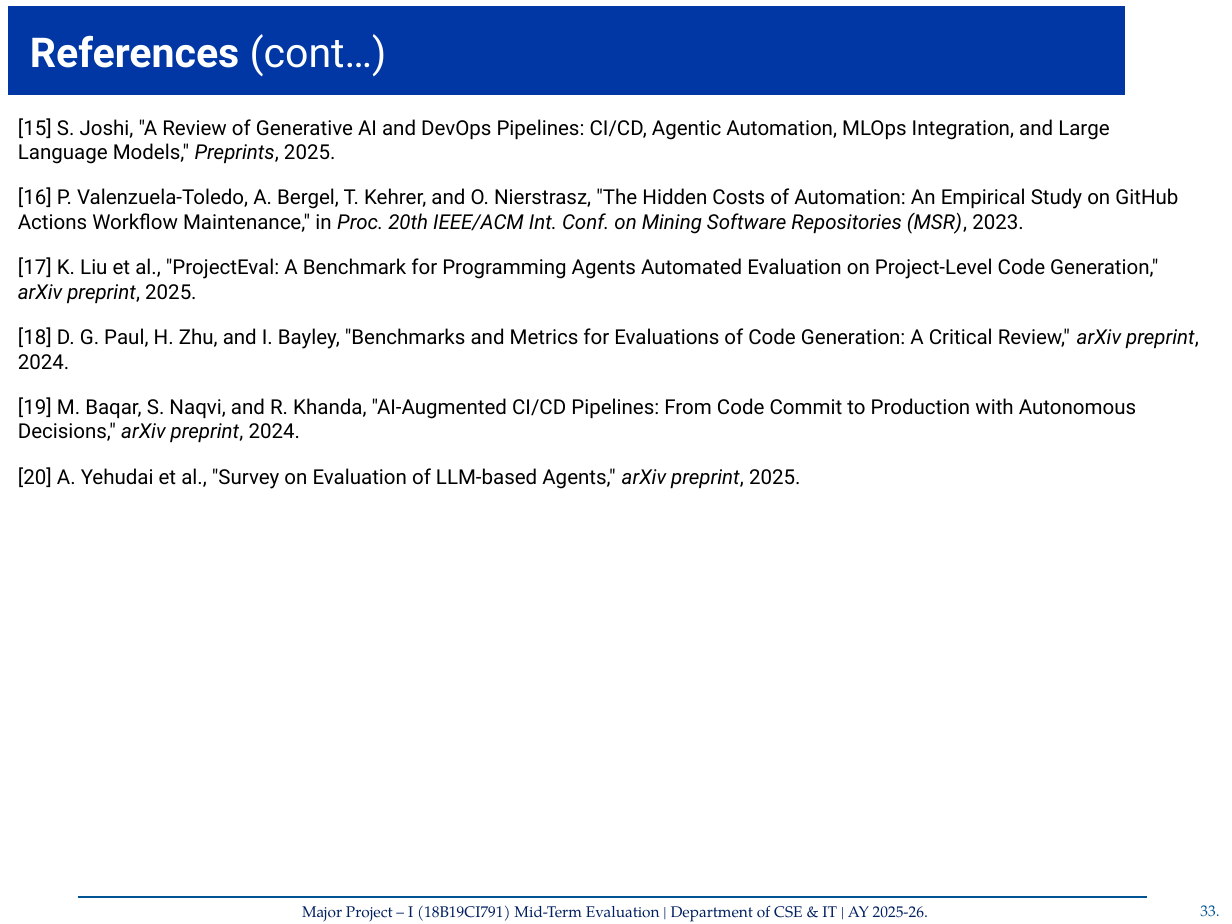
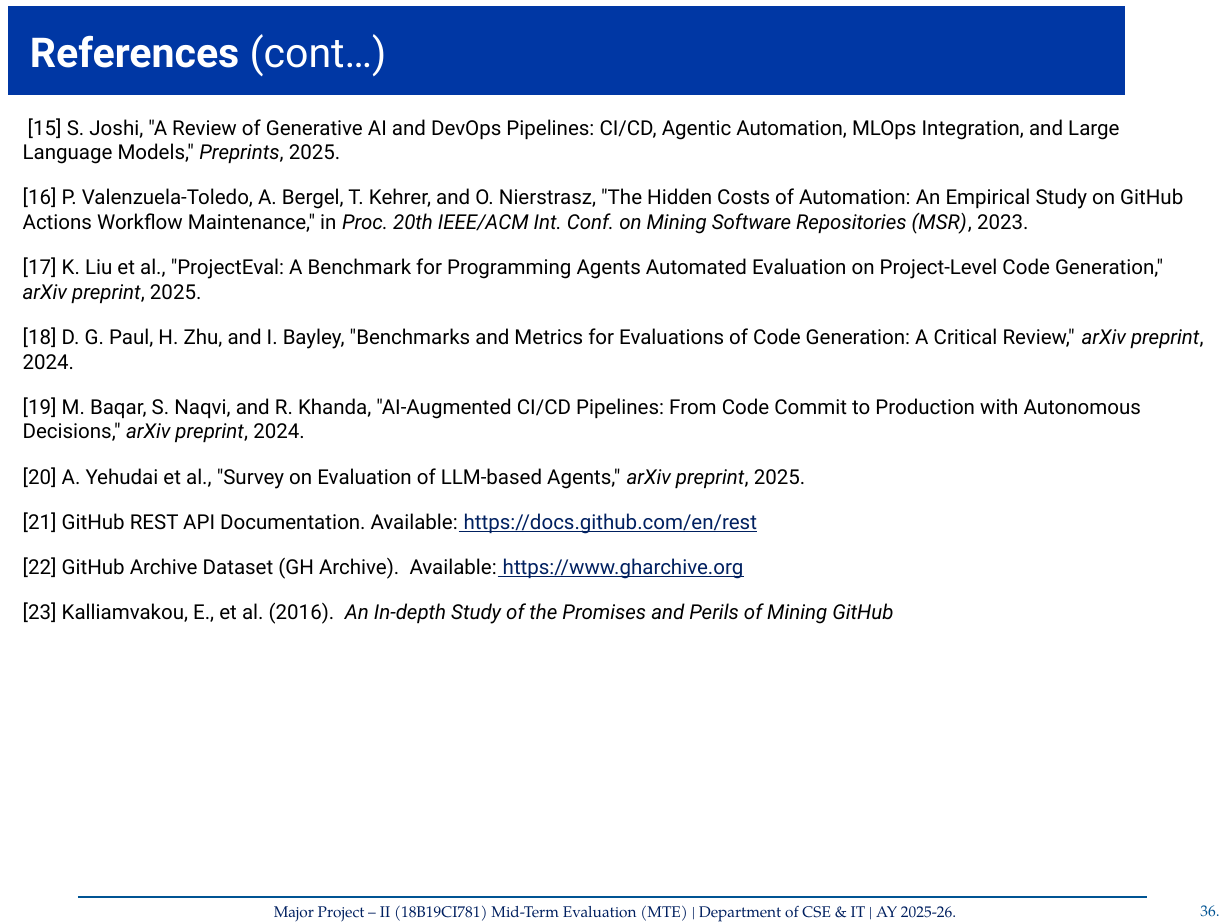
Before and after one commit to GauravThakur04/AI-Agent-for-Github-Workflow-Automation, a slide deck: slide 37 of RG61.pptx (slide 34 before the commit). Drawn at 1232x924 pixels with LibreOffice and Linux fonts; fonts in the diff are those of the drawing; background and template pictures are left out. Boxes give left, top, right and bottom in pixels: in the first picture for what was removed or moved away, otherwise in the second. Text is boxed around its words. In the diff, an @@ line names an element or a change of style, - is before the commit and + after.

```diff
--- a/RG61.pptx
+++ b/RG61.pptx
@@ text at (23, 467, 805, 489): less space between paragraphs @@
@@ text at (23, 512, 893, 624): paragraphs added @@
+[21] GitHub REST API Documentation. Available: https://docs.github.com/en/rest
+[22] GitHub Archive Dataset (GH Archive). Available: https://www.gharchive.org
+[23] Kalliamvakou, E., et al. (2016). An In-depth Study of the Promises and Perils of Mining GitHub
@@ text at (274, 905, 956, 922): text changed @@
-Major Project – I (18B19CI791) Mid-Term Evaluation | Department of CSE & IT | AY 2025-26.
+Major Project – II (18B19CI781) Mid-Term Evaluation (MTE) | Department of CSE & IT | AY 2025-26.
@@ text at (873, 906, 928, 918): text changed @@
-Monday, September 8, 2025
+Tuesday, March 3, 2026
@@ page number at (1200, 905, 1219, 917): text changed @@
-33.
+36.
```
Also in this commit, not shown: 16 other slides changed, 21 slides added, 18 slides removed.
